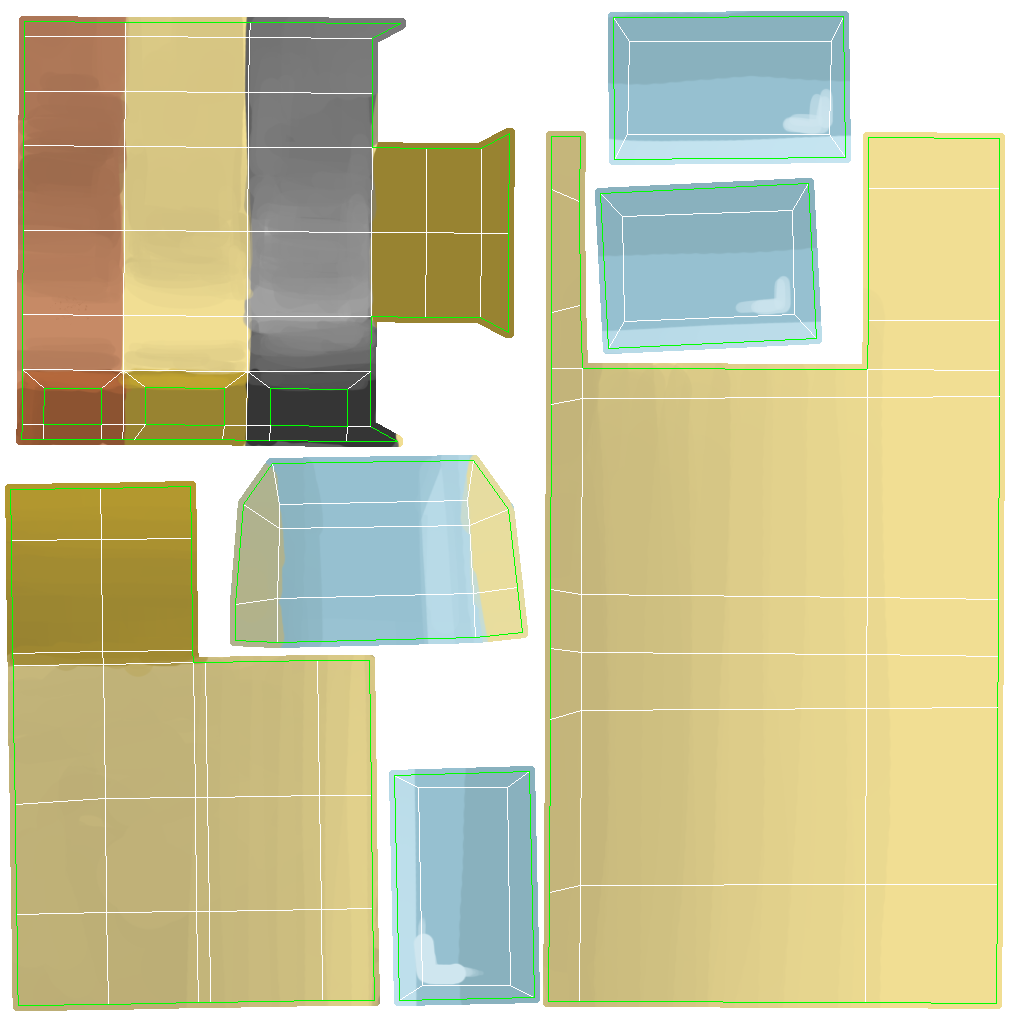
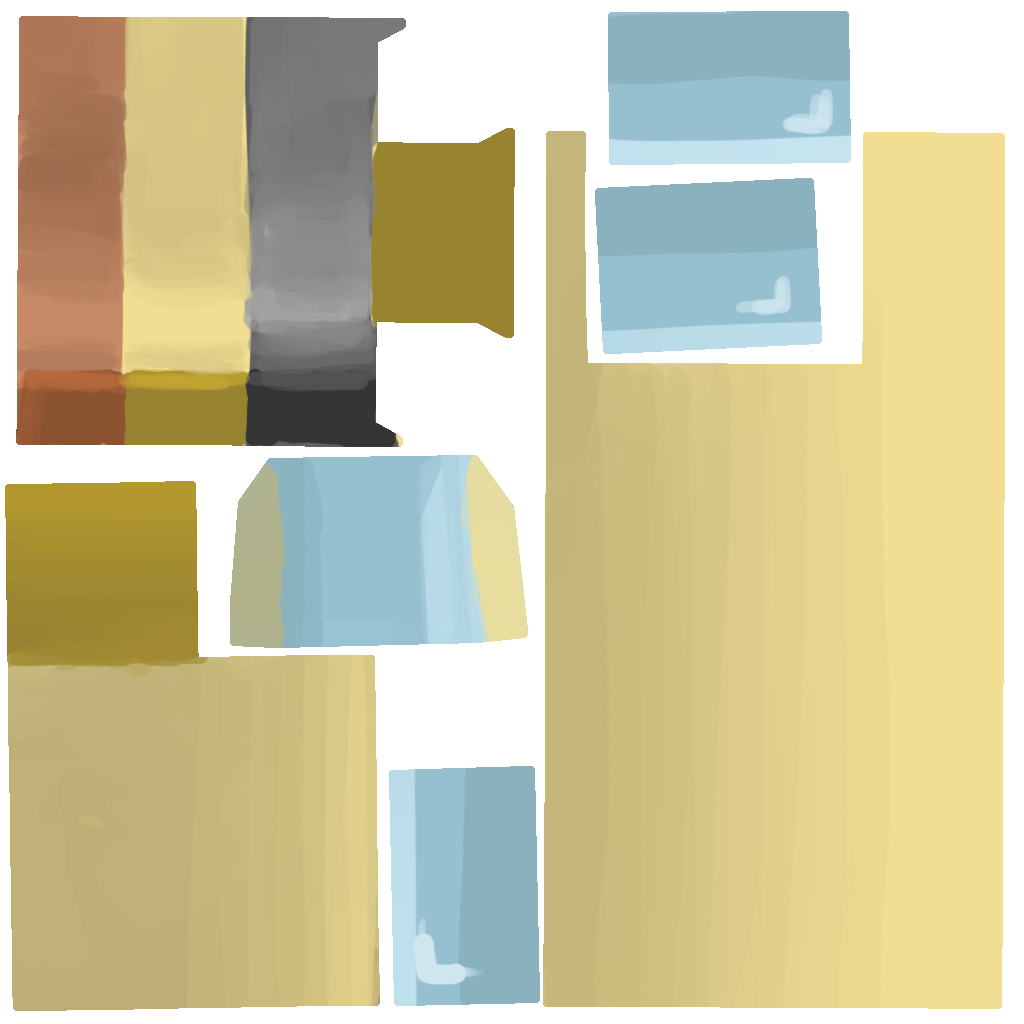
Two versions of the same layered image (1024x1024). Layer-by-layer changes:
hid "Layer 1" over [10, 16, 1000, 1006]
